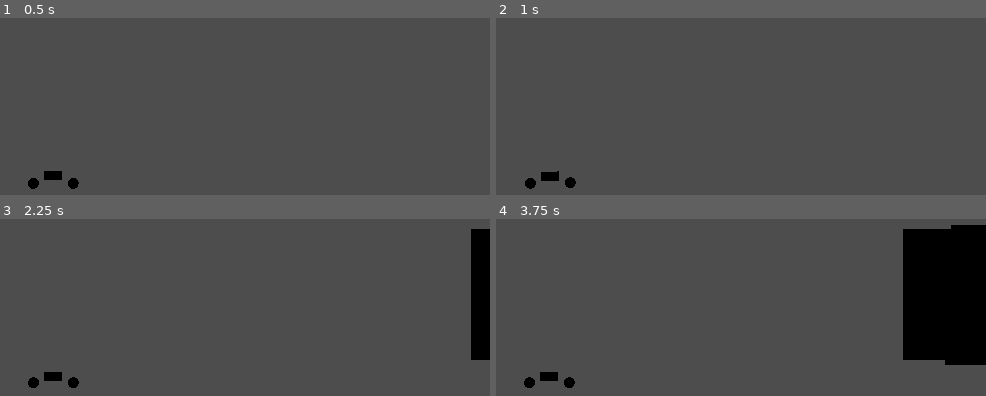
Above: before the commit, frames 1-4 (two rows, left to right).
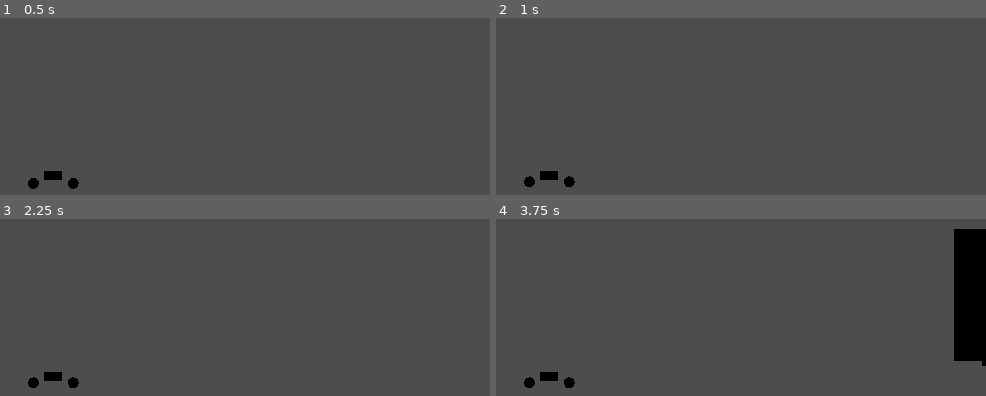
Above: after the commit, the same moments.

Repository: KyleSaki714/brackeysgamejam25-godotgame
Game: Godot game, scene res://Areas/track_creator.tscn
The game is run twice, just before and just after one commit, with the same random seed, the same clock (stepped at 60 frames per second) and the same inputs. This scene is started directly instead of the project's main scene. The engine's default icon, where the game draws it, is replaced by a stand-in: a white triangle on a blue panel in a dark square.
Inputs:
- Up to frame 1 (0.5 s): no input
- Up to frame 2 (1 s): tap Enter at 0.5 s; hold Up (forward) from 0.53 s (still down); tap Space (jump) at 0.77 s
- Up to frame 3 (2.25 s): tap R (restart) at 1.25, 2 s; tap Space (jump) at 1.52 s; release Up (forward) at 2.03 s; hold Left (tilt left) from 2.03 s (still down)
- Up to frame 4 (3.75 s): tap Space (jump) at 3.02 s; release Left (tilt left) at 3.53 s; hold S (backward) from 3.53 s (still down)

Frame 1 is identical in both runs. In frame 2, 0.1% of the frame differs, in the area x 5-17%, y 86-97%; in frame 3, 2.9%; in frame 4, 8.1%, in the area x 6-100%, y 3-96%.

Commit message:
tweak bike vars again, final for now

Diff:
--- a/Bike.gd
+++ b/Bike.gd
@@ -1,9 +1,9 @@
 extends VehicleBody3D
 
 @export var MAX_STEER = 0.9
-@export var ENGINE_POWER = 150 # max horsepower
+@export var ENGINE_POWER = 125 # max horsepower
 const ENGINE_ACCEL = 25
-@export var _torquePower = 150 # "tilt" power
+@export var _torquePower = 175 # "tilt" power
 @export var COMSHIFT = 1 # how far from the center the center of mass shifts while tilting
 @export var COMSHIFTACCEL = 0.1 # how fast the center of mass shifts when tilting
 @export var JUMPFORCE = 300
--- a/Bike.tscn
+++ b/Bike.tscn
@@ -4,7 +4,7 @@
 [ext_resource type="Texture2D" uid="uid://du8r73utf7khp" path="res://icon.svg" id="2_3cfmc"]
 
 [sub_resource type="PhysicsMaterial" id="PhysicsMaterial_q1e04"]
-friction = 0.4
+friction = 0.3
 
 [sub_resource type="BoxMesh" id="BoxMesh_b8d4s"]
 size = Vector3(2, 1, 0.5)
@@ -16,7 +16,7 @@
 material = SubResource("StandardMaterial3D_3qqb4")
 
 [sub_resource type="CapsuleShape3D" id="CapsuleShape3D_rvmvi"]
-radius = 0.75
+radius = 0.264963
 
 [sub_resource type="CapsuleShape3D" id="CapsuleShape3D_ai0vr"]
 radius = 0.75
@@ -30,8 +30,6 @@
 mass = 15.0
 physics_material_override = SubResource("PhysicsMaterial_q1e04")
 script = ExtResource("1_i3ogk")
-ENGINE_POWER = 200
-_torquePower = 200
 
 [node name="MeshInstance3D" type="MeshInstance3D" parent="."]
 transform = Transform3D(1, 0, 0, 0, 1, 0, 0, 0, 1, 0, 0.950065, 0)
@@ -68,11 +66,11 @@
 texture = ExtResource("2_3cfmc")
 
 [node name="WheelF" type="CollisionShape3D" parent="."]
-transform = Transform3D(1, 0, 0, 0, -4.37114e-08, -1, 0, 1, -4.37114e-08, 2.30222, 0.542108, 0)
+transform = Transform3D(-4.37114e-08, 1, -4.37114e-08, 0, -4.37114e-08, -1, -1, -4.37114e-08, 1.91069e-15, 2.30222, -0.00495374, 0)
 shape = SubResource("CapsuleShape3D_rvmvi")
 
 [node name="WheelB" type="CollisionShape3D" parent="."]
-transform = Transform3D(1, 0, 0, 0, -4.37114e-08, -1, 0, 1, -4.37114e-08, -2.302, 0.542375, 0)
+transform = Transform3D(-4.37114e-08, 1, -4.37114e-08, 0, -4.37114e-08, -1, -1, -4.37114e-08, 1.91069e-15, -2.302, -0.00468671, 0)
 shape = SubResource("CapsuleShape3D_rvmvi")
 
 [node name="CollisionShape3D" type="CollisionShape3D" parent="."]
